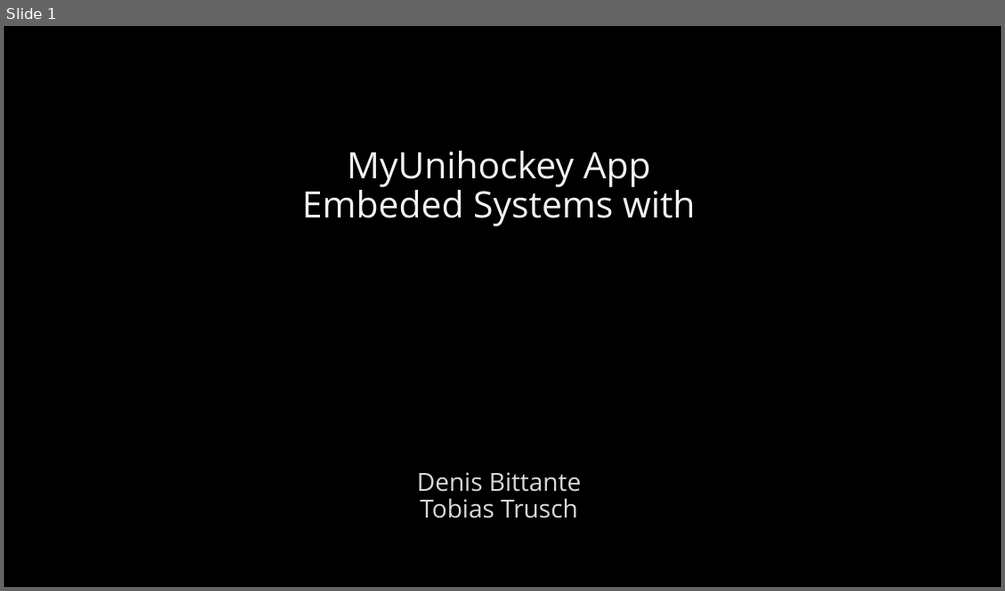
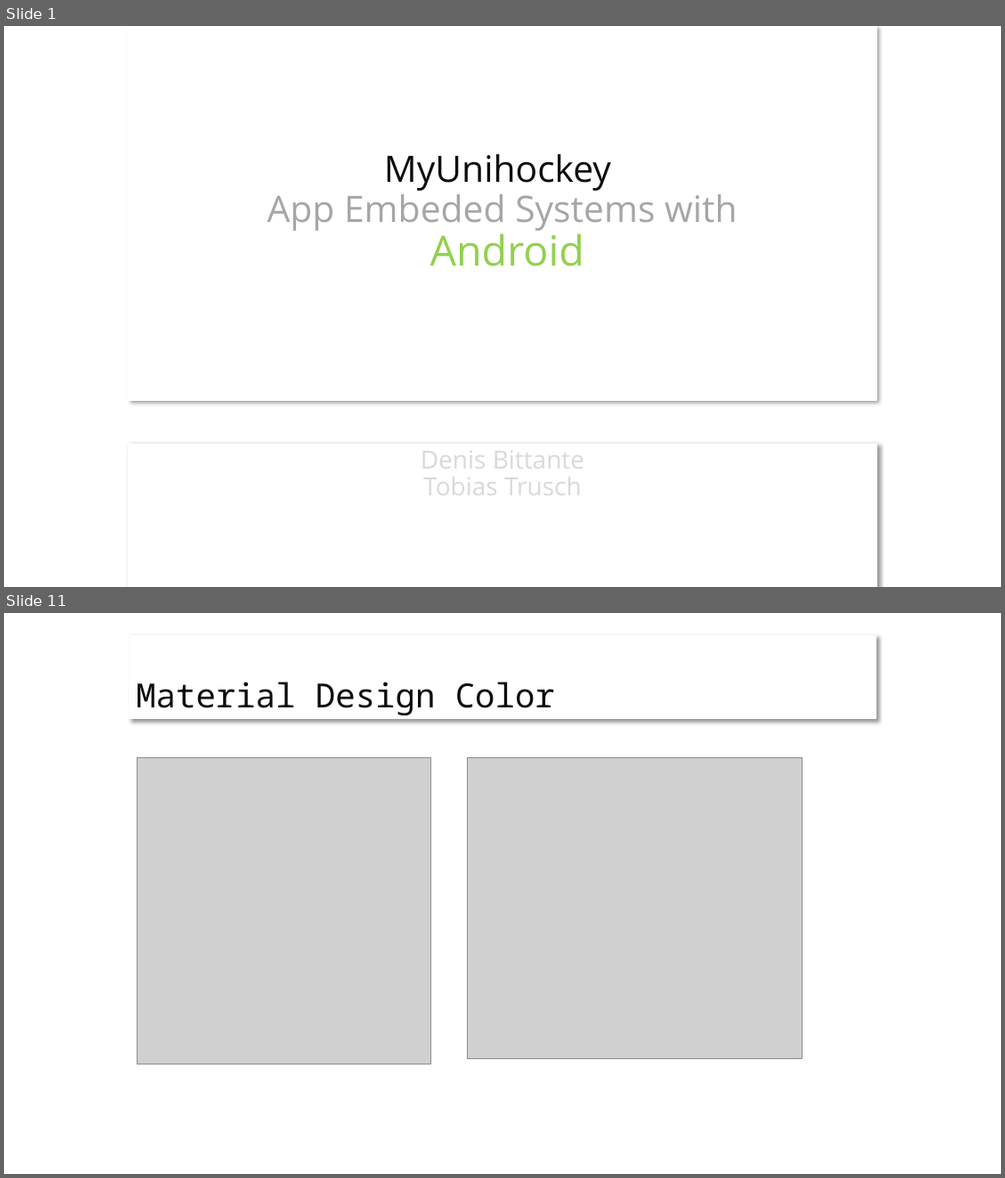
Before and after one commit to ffhsAndroidDenisTobias/androidProject, a slide deck: docs/Präsentation/Project-Presentation.pptx. Shown one above the other, each under a label of ours: slide 1 before the commit, slides 1 and 11 after it; the slides between them are not shown. The pictures are 1005x591 and 1005x1178 pixels, drawn with LibreOffice and Linux fonts; fonts in the diff are those of the drawing; grey boxes stand for pictures; background and template pictures are left out. Boxes give left, top, right and bottom in pixels: in the first picture for what was removed or moved away, otherwise in the second. Text is boxed around its words. In the diff, an @@ line names an element or a change of style, - is before the commit and + after.

```diff
--- a/docs/Präsentation/Project-Presentation.pptx
+++ b/docs/Präsentation/Project-Presentation.pptx
@@ slide 11 added at (4,613,1001,1174), background #FFFFFF @@
@@ title added at (128,635,876,719), fill #FFFFFF, 32 pt, text #0D0D0D @@
+Material Design Color
@@ picture added at (138,758,431,1064) @@
@@ picture added at (467,758,801,1059) @@
@@ slide 1 changed as well @@
@@ background picture (left out) to #FFFFFF @@
@@ title "MyUnihockey App Embeded Systems with ...": place and size @@
-title "MyUnihockey App Embeded Systems with ..." at (302,151,696,226)
+title "MyUnihockey App Embeded Systems with ..." at (128,26,876,400)
@@ title "MyUnihockey App Embeded Systems with ..." at (128,26,876,400): vertical alignment bottom to middle; fill none to #FFFFFF; outline none to #FFFFFF 1 pt; shadow on @@
@@ title at (267,154,737,266): text changed; text colour #F2F2F2 to #A6A6A6 @@
-MyUnihockey App
-Embeded Systems with
+MyUnihockey
+App Embeded Systems with
+Android
@@ subtitle "Denis Bittante": place and size @@
-subtitle "Denis Bittante" at (417,472,581,518)
+subtitle "Denis Bittante" at (128,443,876,587)
@@ subtitle "Denis Bittante" at (128,443,876,587): fill none to #FFFFFF; outline none to #FFFFFF 0.75 pt; shadow on @@
```
Also in this commit, not shown: 9 other slides changed, 2 other slides added.
